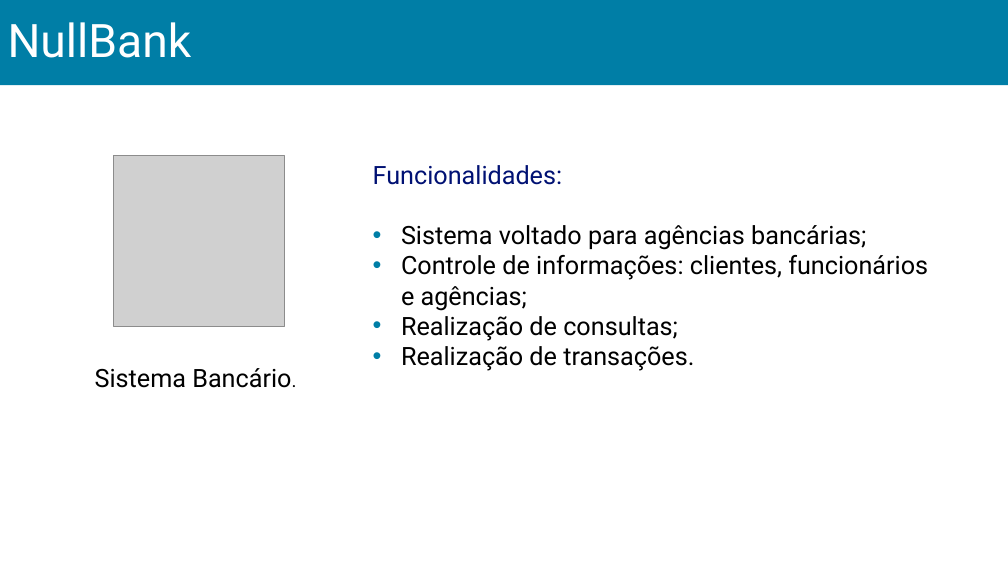
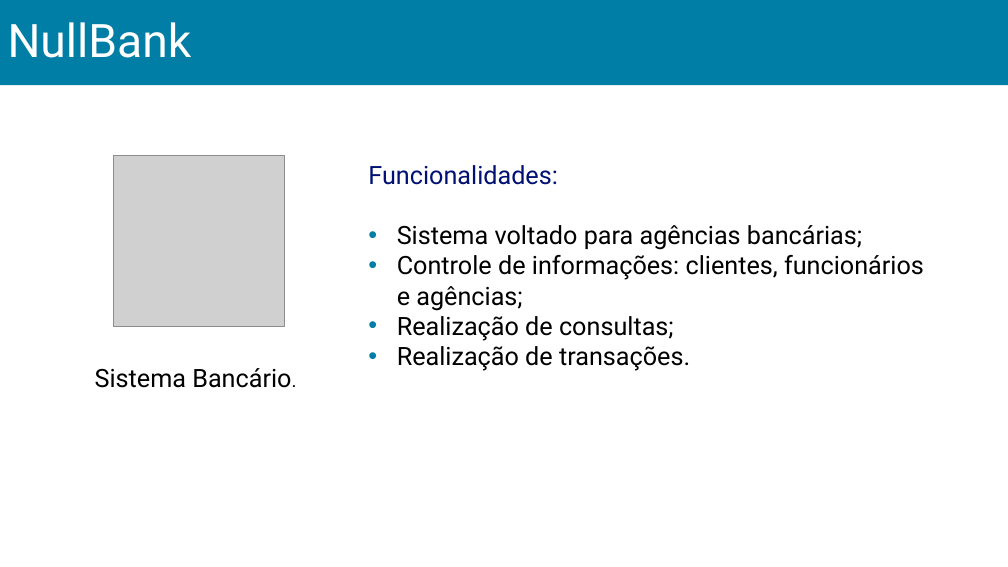
Before and after one commit to thalesrochas/sistema-bancario, a slide deck: slide 3 of Slides/Apresentação_slide.pptx. Drawn at 1008x567 pixels with LibreOffice and Linux fonts; fonts in the diff are those of the drawing; grey boxes stand for pictures. Boxes give left, top, right and bottom in pixels: in the first picture for what was removed or moved away, otherwise in the second. Text is boxed around its words. In the diff, an @@ line names an element or a change of style, - is before the commit and + after.

```diff
--- a/Slides/Apresentação_slide.pptx
+++ b/Slides/Apresentação_slide.pptx
@@ text "Funcionalidades:": place and size @@
-text "Funcionalidades:" at <box>373,165,928,371</box>
+text "Funcionalidades:" at <box>368,165,924,371</box>
```
Also in this commit, not shown: 1 other slide changed, 2 slides added.
